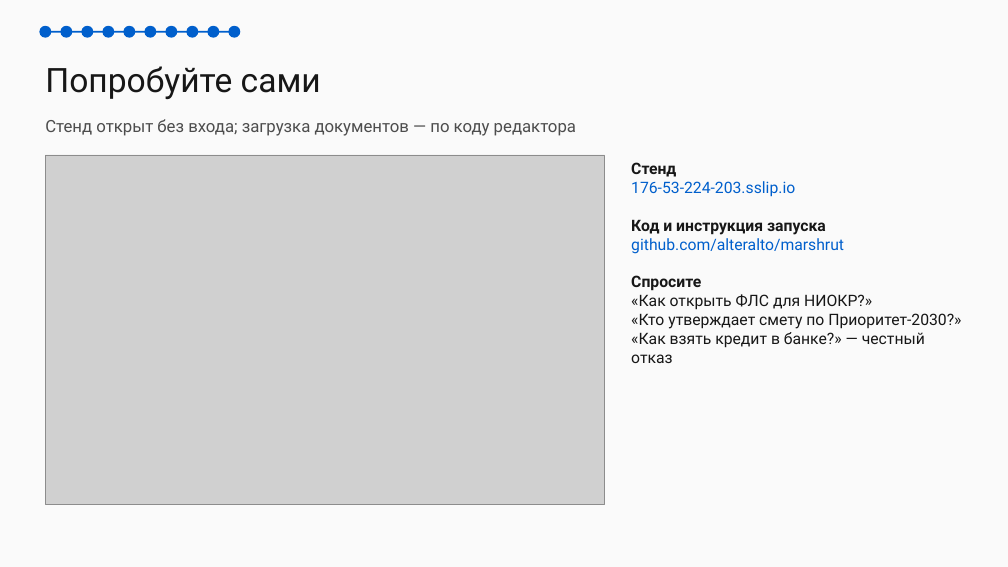
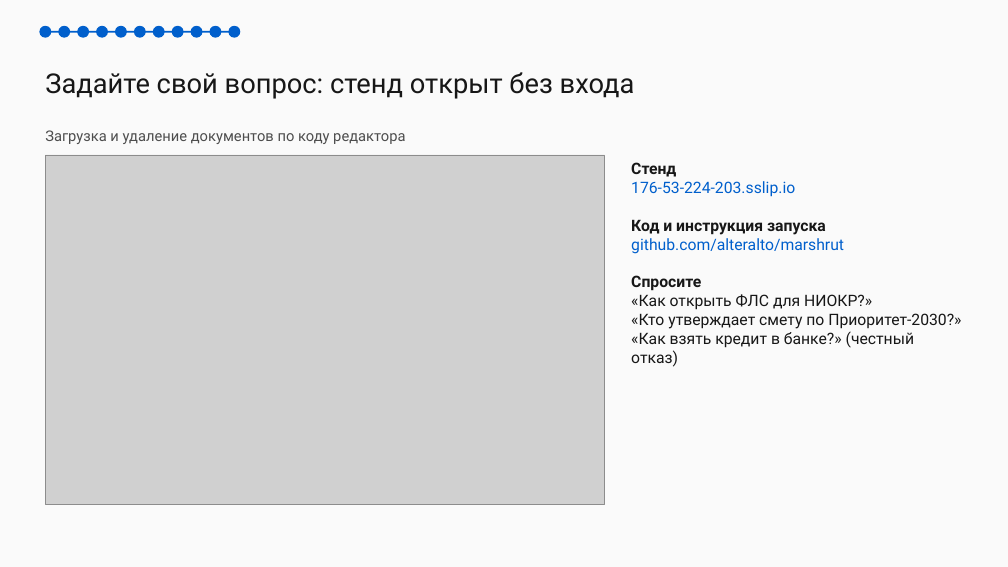
Before and after one commit to alteralto/marshrut, a slide deck: slide 11 of docs/pitch/Маршрут-презентация.pptx (slide 10 before the commit). Drawn at 1008x567 pixels with LibreOffice and Linux fonts; fonts in the diff are those of the drawing; grey boxes stand for pictures. Boxes give left, top, right and bottom in pixels: in the first picture for what was removed or moved away, otherwise in the second. Text is boxed around its words. In the diff, an @@ line names an element or a change of style, - is before the commit and + after.

```diff
--- a/docs/pitch/Маршрут-презентация.pptx
+++ b/docs/pitch/Маршрут-презентация.pptx
@@ ellipse: place and size @@
-ellipse at [82, 26, 93, 37]
+ellipse at [78, 26, 88, 37]
@@ ellipse: place and size @@
-ellipse at [103, 26, 113, 37]
+ellipse at [97, 26, 107, 37]
@@ ellipse: place and size @@
-ellipse at [124, 26, 135, 37]
+ellipse at [116, 26, 126, 37]
@@ ellipse added at [135, 26, 145, 37], fill #005FCC, outline #005FCC 1.25 pt @@
@@ ellipse: place and size @@
-ellipse at [145, 26, 156, 37]
+ellipse at [154, 26, 164, 37]
@@ ellipse: place and size @@
-ellipse at [166, 26, 177, 37]
+ellipse at [172, 26, 183, 37]
@@ ellipse: place and size @@
-ellipse at [187, 26, 197, 37]
+ellipse at [191, 26, 202, 37]
@@ text removed at [45, 66, 321, 99] @@
-Попробуйте сами
@@ text added at [45, 72, 635, 99], 26 pt, text #171717 @@
+Задайте свой вопрос: стенд открыт без входа
@@ text at [45, 130, 405, 144]: text changed; size 16 to 14 pt @@
-Стенд открыт без входа; загрузка документов — по коду редактора
+Загрузка и удаление документов по коду редактора
@@ text at [631, 331, 914, 367]: text changed @@
-«Как взять кредит в банке?» — честный отказ
+«Как взять кредит в банке?» (честный отказ)
```
Also in this commit, not shown: 5 other slides changed, 5 slides added, 4 slides removed, 14 other files.
